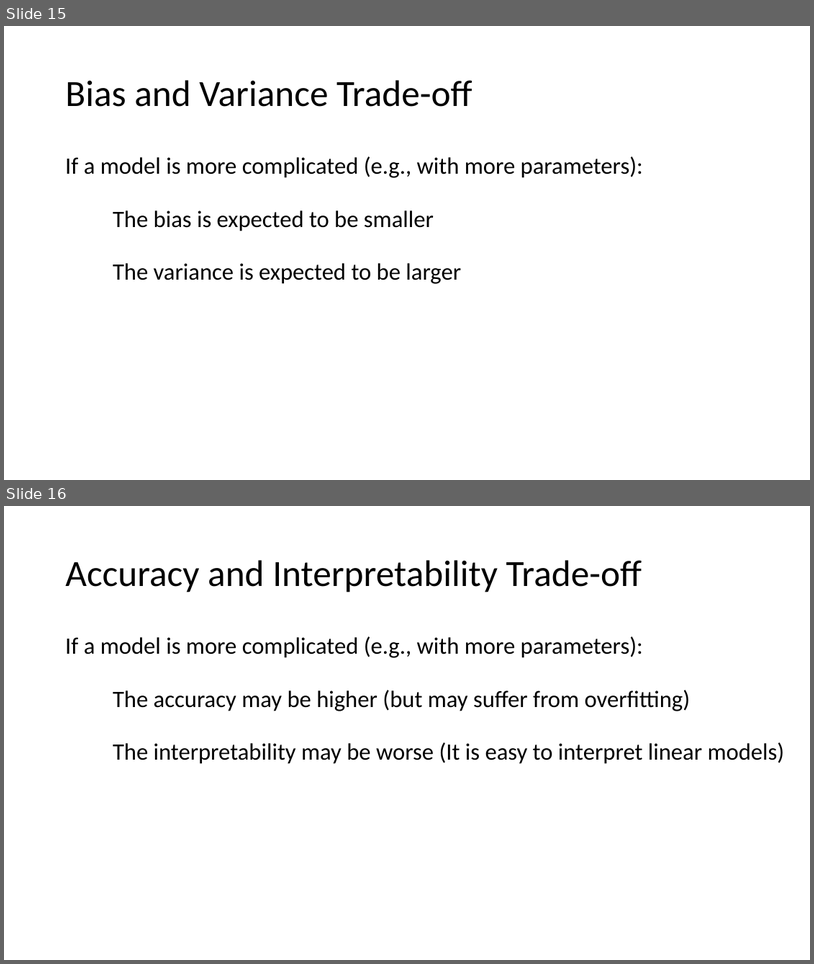
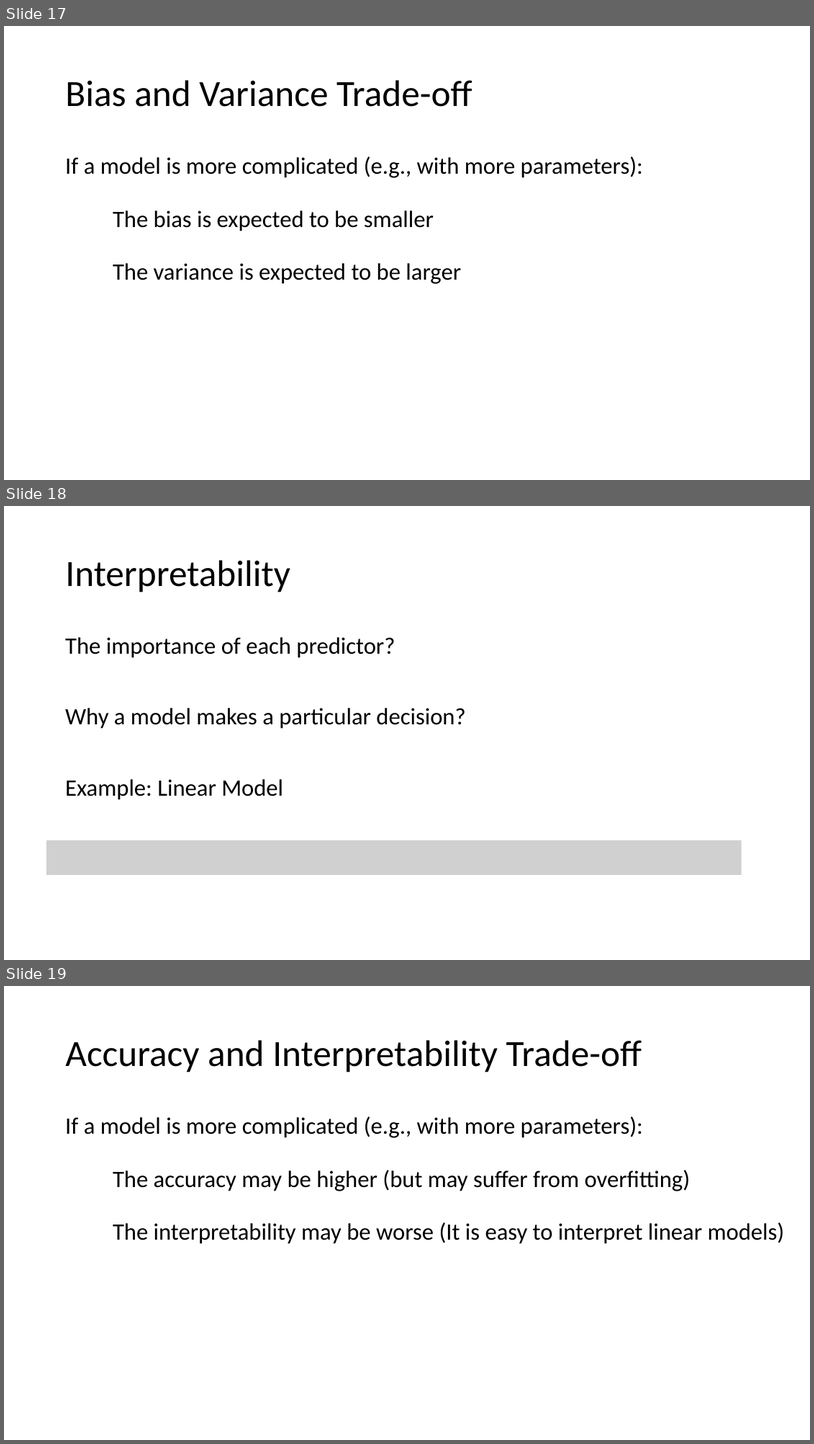
Before and after one commit to tianzheng4/tianzheng4.github.io, a slide deck: _umkc-teaching/slides/Lecture2 - Statistical Learning.pptx. Shown one above the other, each under a label of ours: slides 15 and 16 before the commit, slides 17, 18 and 19 after it. The pictures are 814x964 and 814x1444 pixels, drawn with LibreOffice and Linux fonts; fonts in the diff are those of the drawing; grey boxes stand for pictures. Boxes give left, top, right and bottom in pixels: in the first picture for what was removed or moved away, otherwise in the second. Text is boxed around its words. In the diff, an @@ line names an element or a change of style, - is before the commit and + after.

```diff
--- a/_umkc-teaching/slides/Lecture2 - Statistical Learning.pptx
+++ b/_umkc-teaching/slides/Lecture2 - Statistical Learning.pptx
@@ slide 18 added at (4,506,810,960), background #FFFFFF @@
@@ title added at (65,560,291,592), 44 pt, text #000000 @@
+Interpretability
@@ text added at (65,637,395,658), 28 pt, text #000000 @@
+The importance of each predictor?
@@ text added at (65,708,466,728), 28 pt, text #000000 @@
+Why a model makes a particular decision?
@@ text added at (65,779,283,800), 28 pt, text #000000 @@
+Example: Linear Model
@@ picture added at (46,840,742,875) @@
@@ what was slide 15 is now slide 17 @@
@@ what was slide 16 is now slide 19 @@
```
Also in this commit, not shown: 3 other slides added.
